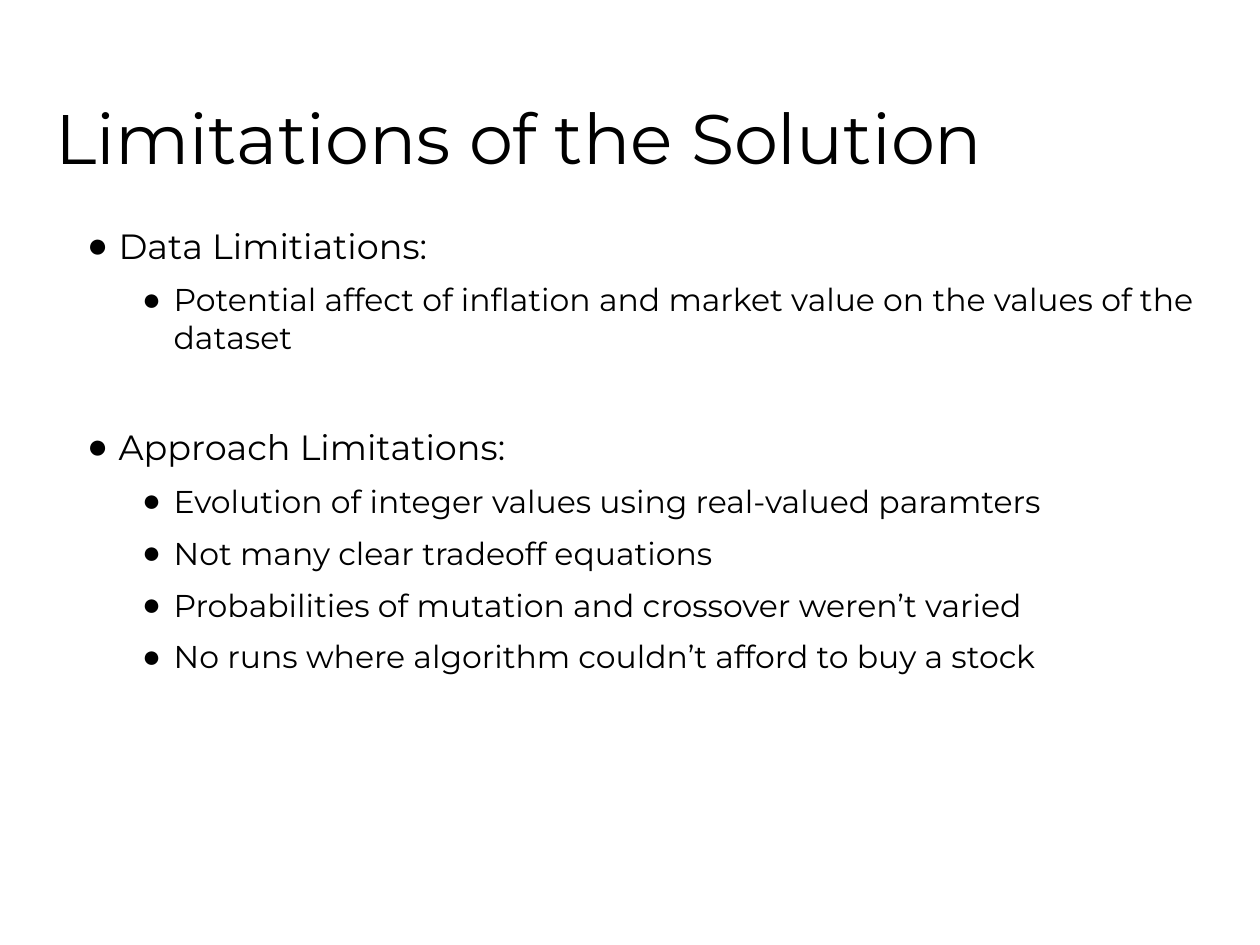
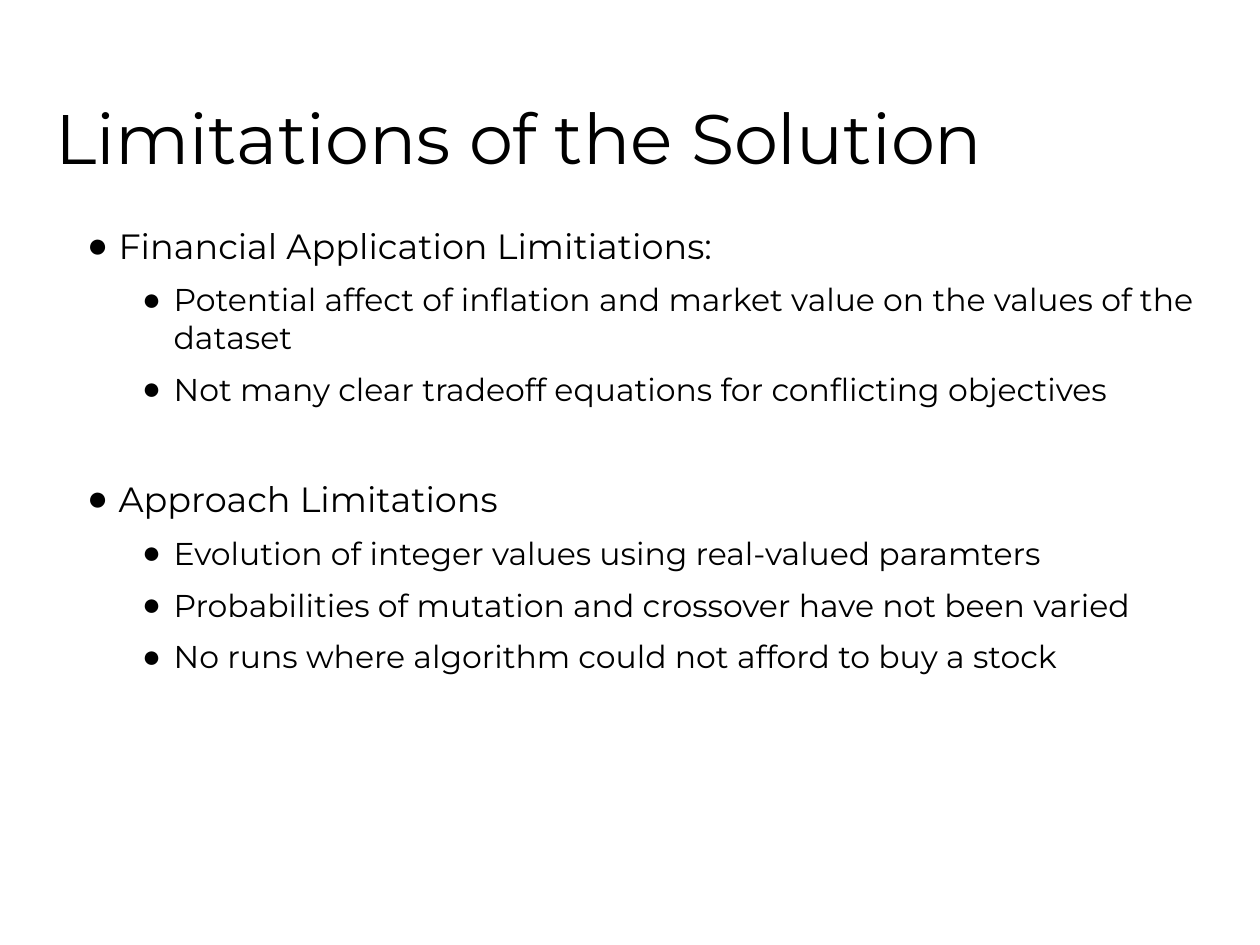
Before and after one commit to fhh23/Evolving-Stock-Market-Indicators-Using-Multi-Objective-Genetic-Algorithms, a slide deck: slide 29 of CSE848_Hormasji_Reiff_ProjectPresentation.pptx (slide 27 before the commit). Drawn at 1260x945 pixels with LibreOffice and Linux fonts; fonts in the diff are those of the drawing; background and template pictures are left out. Boxes give left, top, right and bottom in pixels: in the first picture for what was removed or moved away, otherwise in the second. Text is boxed around its words. In the diff, an @@ line names an element or a change of style, - is before the commit and + after.

```diff
--- a/CSE848_Hormasji_Reiff_ProjectPresentation.pptx
+++ b/CSE848_Hormasji_Reiff_ProjectPresentation.pptx
@@ text at <box>119,233,712,266</box>: text changed @@
-● Data Limitiations:
+● Financial Application Limitiations:
@@ text at <box>119,377,1107,519</box>: text changed; size 20 to 18 pt @@
-● Approach Limitations:
+  ● Not many clear tradeoff equations for conflicting objectives
+● Approach Limitations
@@ text at <box>174,593,1129,675</box>: text changed @@
-  ● Not many clear tradeoff equations
-  ● Probabilities of mutation and crossover weren’t varied
-  ● No runs where algorithm couldn’t afford to buy a stock
+  ● Probabilities of mutation and crossover have not been varied
+  ● No runs where algorithm could not afford to buy a stock
```
Also in this commit, not shown: 10 other slides changed, 3 slides added, 1 slide removed, 3 other files.
